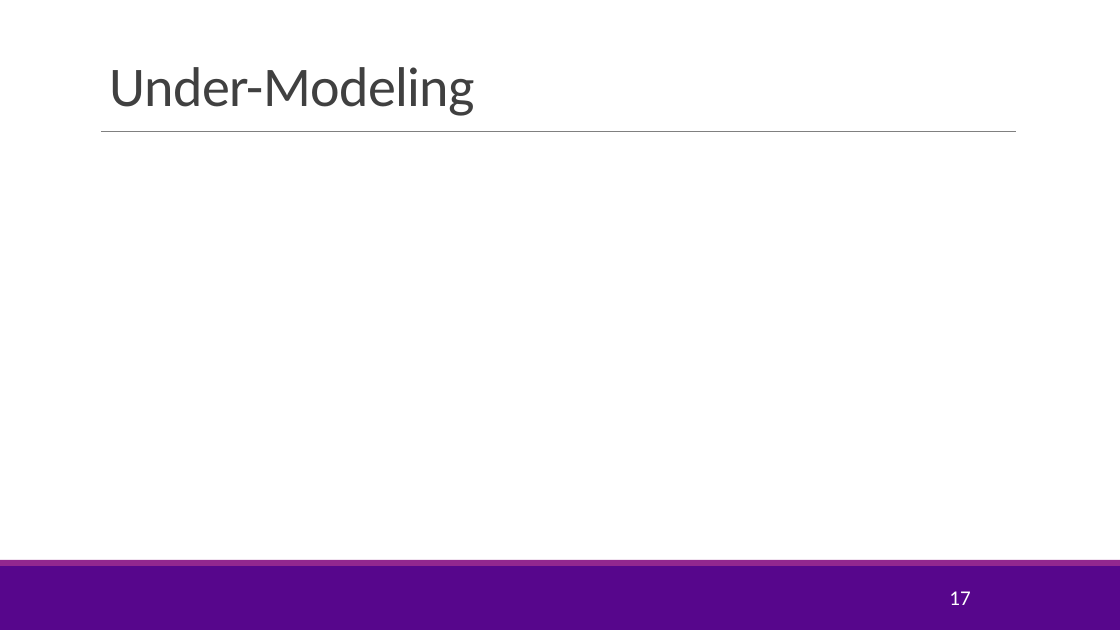
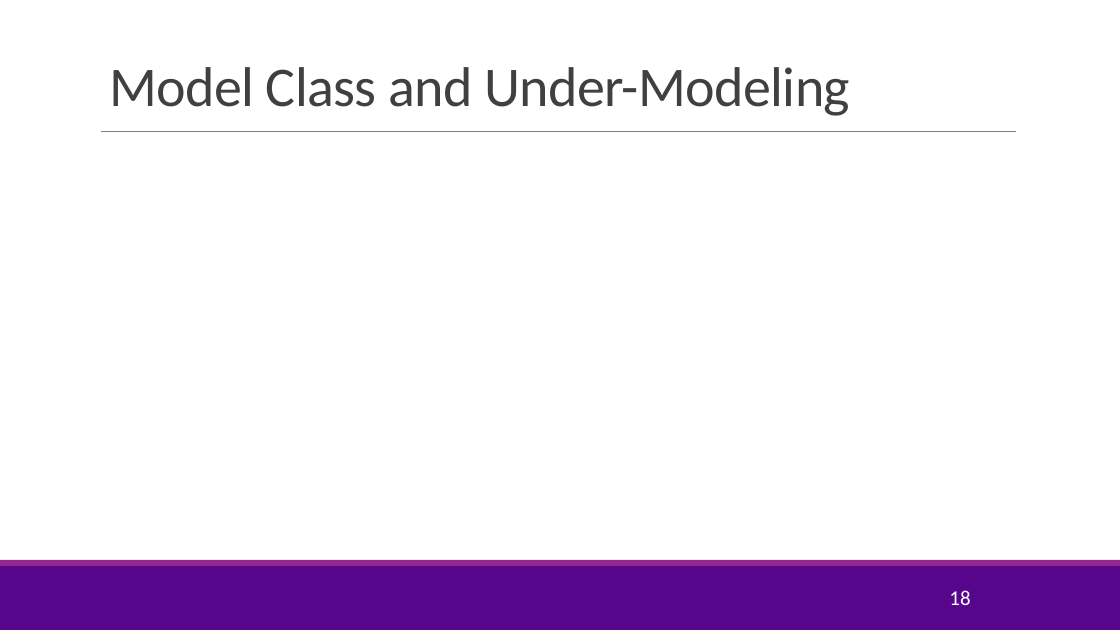
Before and after one commit to sdrangan/introml, a slide deck: slide 18 of lectures/Lect04_ModelSelection.pptx (slide 17 before the commit). Drawn at 1120x630 pixels with LibreOffice and Linux fonts; fonts in the diff are those of the drawing; grey boxes stand for pictures; background and template pictures are left out. Boxes give left, top, right and bottom in pixels: in the first picture for what was removed or moved away, otherwise in the second. Text is boxed around its words. In the diff, an @@ line names an element or a change of style, - is before the commit and + after.

```diff
--- a/lectures/Lect04_ModelSelection.pptx
+++ b/lectures/Lect04_ModelSelection.pptx
@@ title at [109, 67, 850, 116]: text changed @@
-Under-Modeling
+Model Class and Under-Modeling
@@ page number at [949, 590, 970, 605]: text changed @@
-17
+18
```
Also in this commit, not shown: 9 other slides changed, 8 slides added, 7 slides removed, 12 other files.
